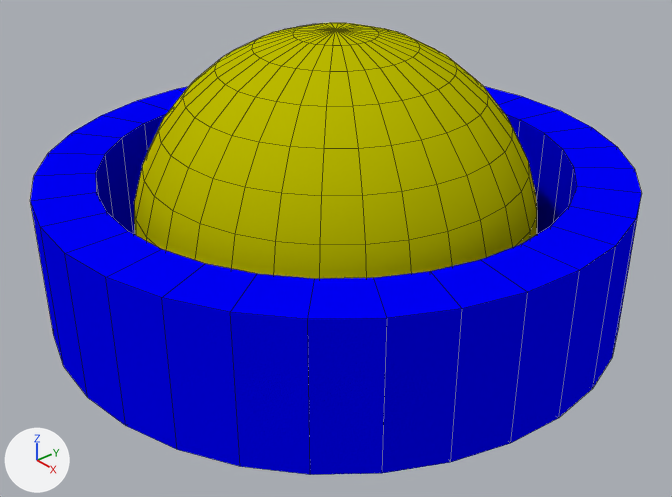
What one commit did to the Blender file castor/Assets/Models/rotationwidget.blend.
One viewpoint serves both versions: a camera (50 mm lens) standing at (2.217, -1.928, 1.494) and looking at (0.028, -0.024, -0.069). Lighting does not change. The marker at lower left points along +X, +Y and +Z. Mesh edges are drawn as thin lines.

Objects in the first picture: 'InnerSphere', 'OuterDonut'.
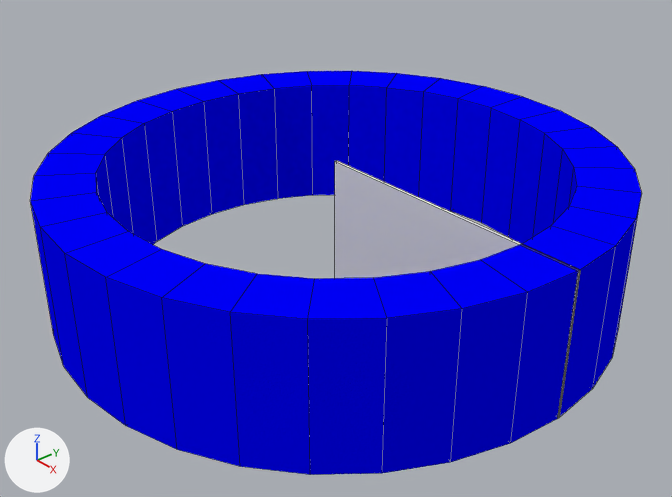
The change in detail:
Mesh me_cube is new.
It is a box spanning x -1.0..1.0, y -1.0..1.0, z -1.0..1.0.
Object 'InnerSphere' (ob_innersphere) is now hidden.
Object 'ViewVectorRotationIndicator' (ob_viewvectorrotationindicator) is new; it shows me_cube.
Its location is (0.5, 0.0, 0.0).
Its scale is (0.5, 0.005, 0.25).

What differs and where, as boxes (x1, y1, x2, y2) in the pictures (672 x 497 px):
'InnerSphere', hidden (yellow): before (134, 23, 537, 279)
'ViewVectorRotationIndicator', added: after (335, 161, 581, 419)
